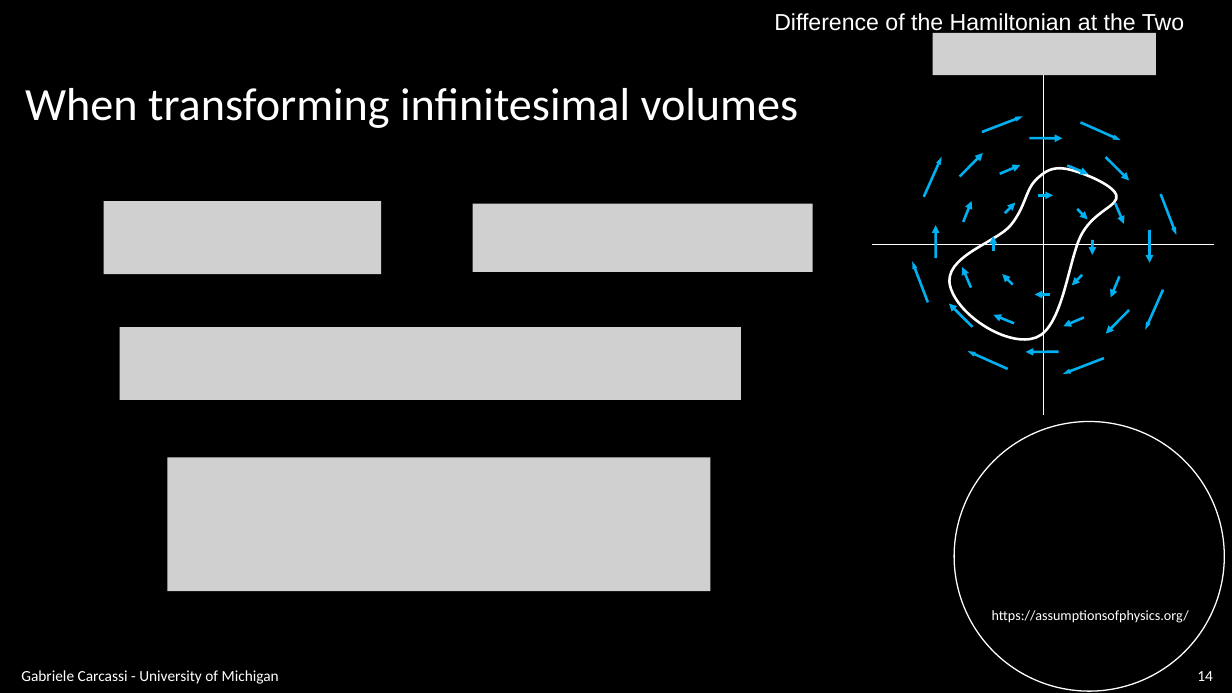
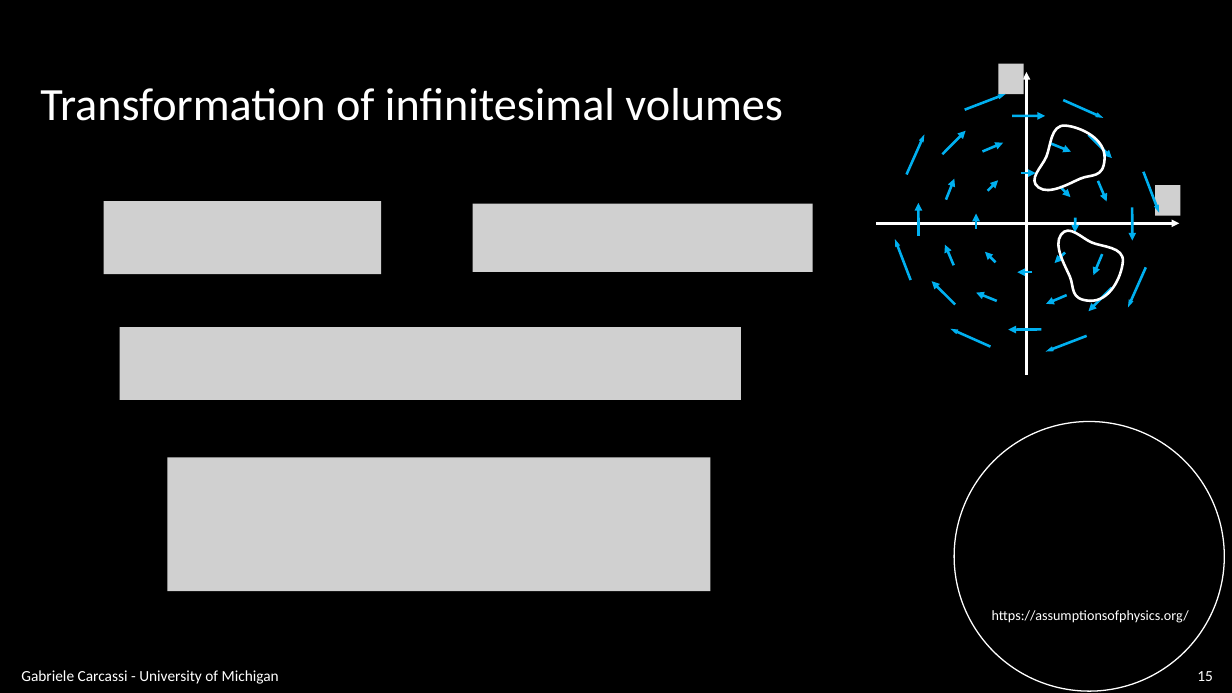
Before and after one commit to assumptionsofphysics/slides, a slide deck: slide 15 of BookCompanions-v2/RP-Class-3.pptx (slide 14 before the commit). Drawn at 1232x693 pixels with LibreOffice and Linux fonts; fonts in the diff are those of the drawing; grey boxes stand for pictures; background and template pictures are left out. Boxes give left, top, right and bottom in pixels: in the first picture for what was removed or moved away, otherwise in the second. Text is boxed around its words. In the diff, an @@ line names an element or a change of style, - is before the commit and + after.

```diff
--- a/BookCompanions-v2/RP-Class-3.pptx
+++ b/BookCompanions-v2/RP-Class-3.pptx
@@ text removed at bbox=[774, 13, 1184, 36] @@
-Difference of the Hamiltonian at the Two Points:
@@ picture removed at bbox=[933, 33, 1156, 76] @@
@@ text at bbox=[40, 88, 783, 121]: text changed @@
-When transforming infinitesimal volumes
+Transformation of infinitesimal volumes
@@ picture added at bbox=[999, 64, 1024, 94] @@
@@ line moved from (1043, 75) - (1043, 415) to (1027, 375) - (1027, 72) @@
@@ line (1027, 375) - (1027, 72): line to arrow; stroke #FFFFFF 1 pt to #FFFFFF 2 pt @@
@@ 4 arrows: place and size @@
-4 arrows at bbox=[994, 139, 1084, 326]
+4 arrows at bbox=[976, 116, 1067, 304]
@@ freeform shape added at bbox=[1035, 126, 1105, 190], outline #FFFFFF 2 pt @@
@@ 11 arrows: place and size @@
-11 arrows at bbox=[960, 116, 1164, 369]
+11 arrows at bbox=[943, 94, 1146, 347]
@@ 9 arrows: place and size @@
-9 arrows at bbox=[994, 194, 1177, 352]
+9 arrows at bbox=[976, 172, 1160, 330]
@@ picture added at bbox=[1155, 185, 1180, 215] @@
@@ line moved from (1214, 245) - (872, 245) to (876, 224) - (1179, 224) @@
@@ line (876, 224) - (1179, 224): line to arrow; stroke #FFFFFF 1 pt to #FFFFFF 2 pt @@
@@ freeform shape at bbox=[1058, 231, 1123, 301]: rotation 10 to 90 degrees; outline redrawn @@
@@ 8 arrows: place and size @@
-8 arrows at bbox=[912, 157, 1129, 374]
+8 arrows at bbox=[896, 134, 1112, 352]
@@ page number at bbox=[1197, 671, 1213, 681]: text changed @@
-14
+15
```
Also in this commit, not shown: 8 other slides changed, 3 slides added.
